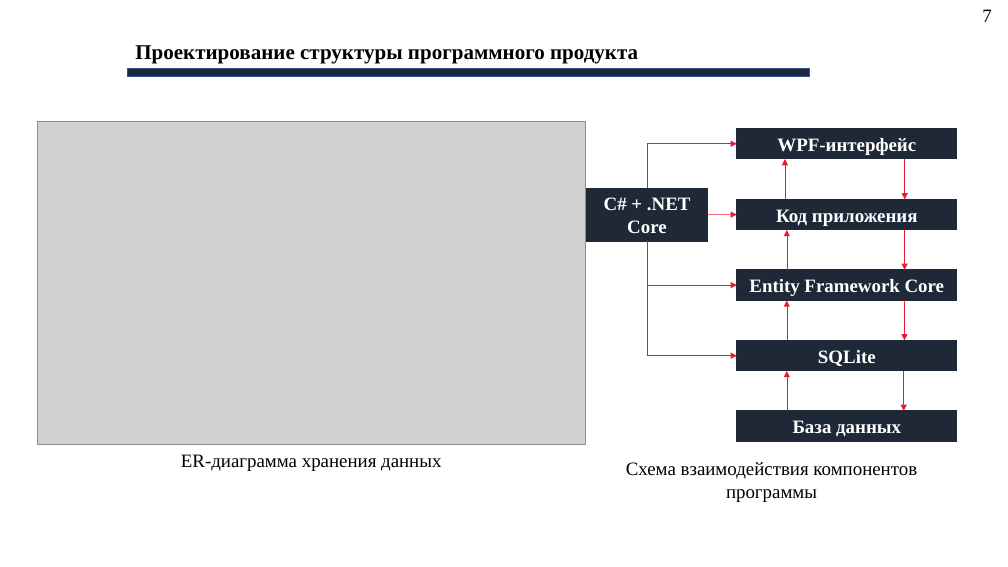
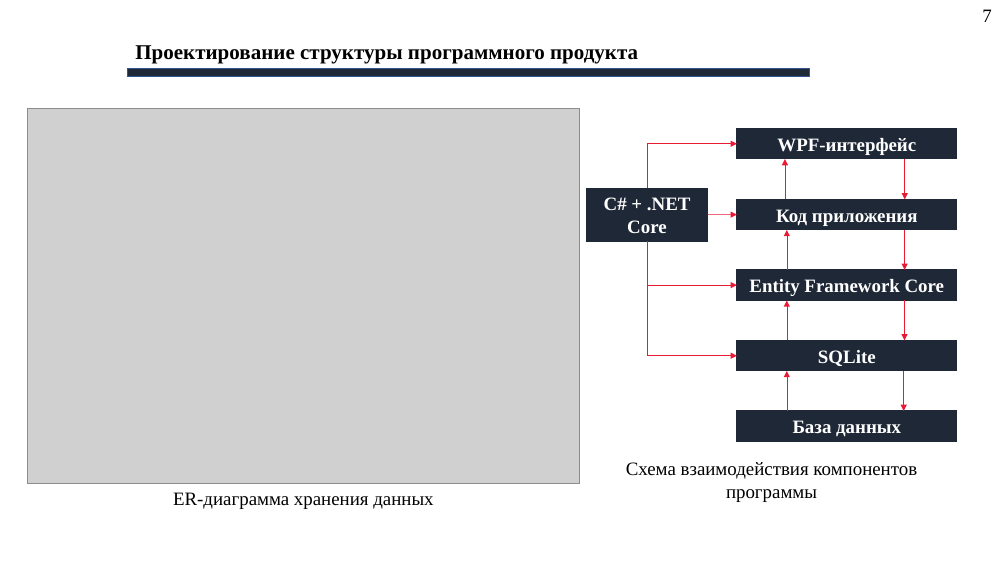
Before and after one commit to AlexeyBQS/Examwork, a slide deck: slide 7 of Presentation/Презентация.pptx (slide 8 before the commit). Drawn at 1008x567 pixels with LibreOffice and Linux fonts; fonts in the diff are those of the drawing; grey boxes stand for pictures; background and template pictures are left out. Boxes give left, top, right and bottom in pixels: in the first picture for what was removed or moved away, otherwise in the second. Text is boxed around its words. In the diff, an @@ line names an element or a change of style, - is before the commit and + after.

```diff
--- a/Presentation/Презентация.pptx
+++ b/Presentation/Презентация.pptx
@@ picture: place and size @@
-picture at box(38, 121, 585, 445)
+picture at box(28, 108, 580, 483)
@@ text "ER-диаграмма хранения данных": place and size @@
-text "ER-диаграмма хранения данных" at box(181, 454, 441, 471)
+text "ER-диаграмма хранения данных" at box(173, 492, 433, 509)
```
Also in this commit, not shown: 6 other slides changed, 5 slides added, 1 slide removed, 2 other files.
